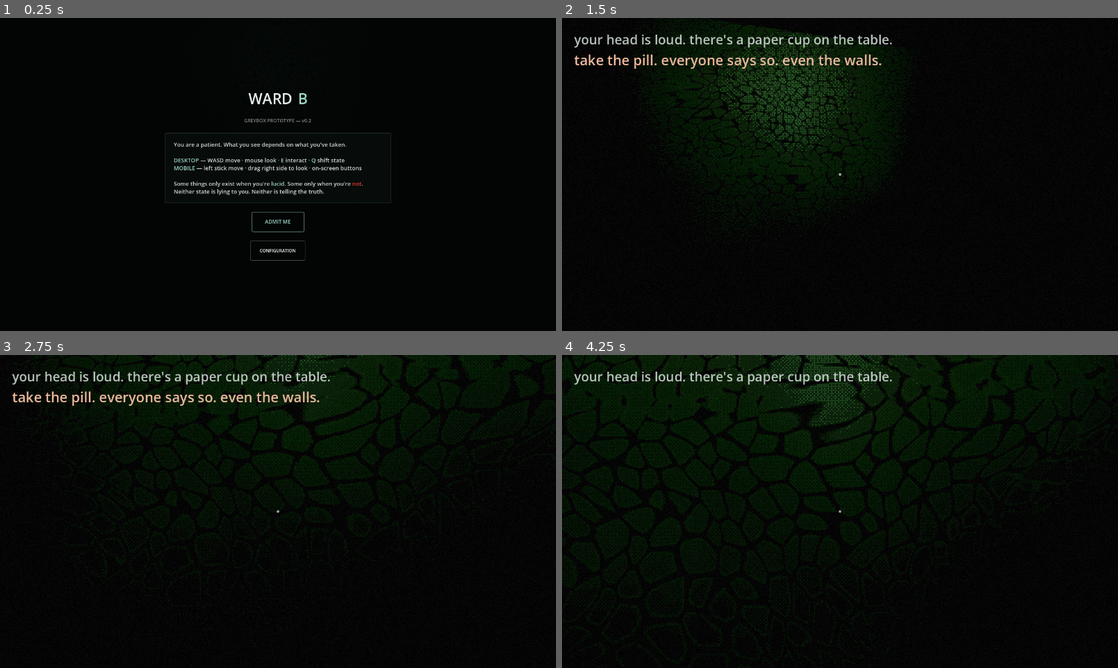
Above: before the commit, frames 1-4 (two rows, left to right).
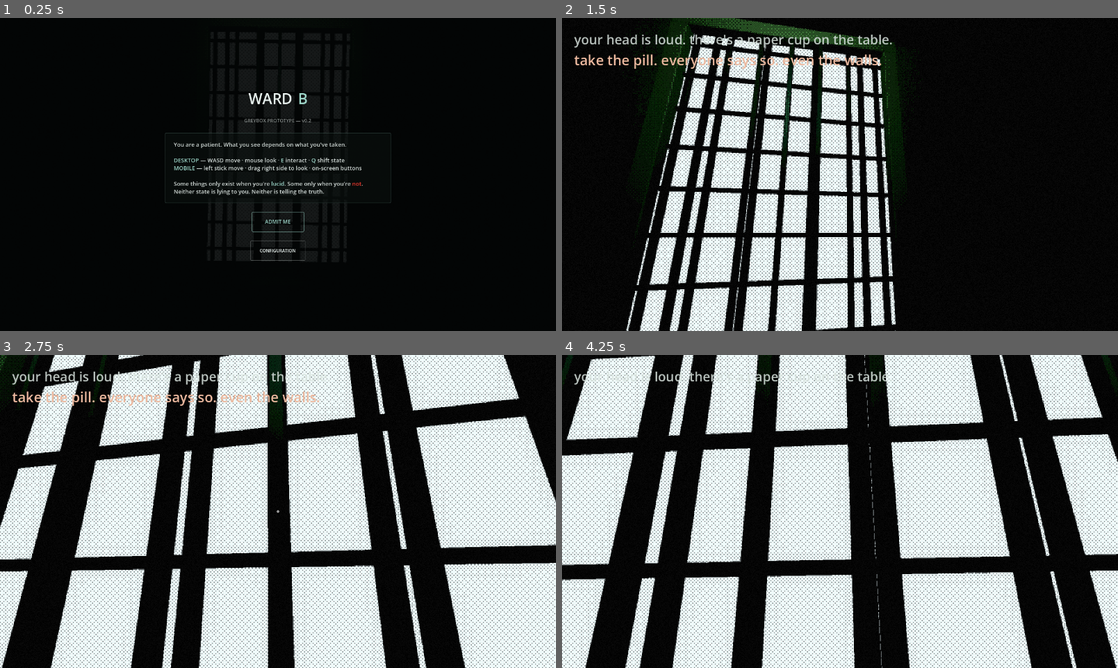
Above: after the commit, the same moments.

Repository: lucy-holm/Ward-B
Game: Godot game, scene res://main.tscn
The game is run twice, just before and just after one commit, with the same random seed, the same clock (stepped at 60 frames per second) and the same inputs.
Inputs (mouse positions are in pixels of both pictures, inside the frame that each line leads up to):
- Up to frame 1 (0.25 s): no input
- Up to frame 2 (1.5 s): click "ADMIT ME" at 0.5 s; tap Enter at 1.25 s; move the mouse to (867, 174) at 1.27 s; hold W (move_forward) from 1.28 s (still down); hold E (interact) from 1.28 s (still down); click (867, 174) at 1.42 s
- Up to frame 3 (2.75 s): keep holding W (move_forward); move the mouse to (250, 511) at 2.02 s; release E (interact) at 2.03 s; tap Q (shift_state) at 2.1 s
- Up to frame 4 (4.25 s): keep holding W (move_forward); move the mouse to (851, 505) at 2.77 s; tap 0 at 2.85 s; move the mouse to (834, 517) at 3.52 s; tap 9 at 3.6 s; click (834, 517) at 3.67 s

The runs differ from the first frame. In frame 2, 29% of the frame differs, in the area x 10-65%, y 0-100%; in frame 3, 63%; in frame 4, 65%, in the area x 0-100%, y 0-100%.

Commit message:
Dress room 1, and make wall peeling patchy instead of all-over
THE SHADER FIX MATTERS MOST. The island field is uniform across a wall, so
thresholding it alone peels the whole wall evenly — which renders as an
all-over crackle glaze, like dried mud. It was the single most obvious tell
against the concept art, and it only became visible once a room was dressed
enough to look at properly.

The reference plates peel in PATCHES: areas of intact cream paint, areas where
it has come away, with the boundary between them much larger than any
individual crack. So the peel mask is now gated by the low-frequency mottle
field ALREADY SAMPLED for the plaster's own colour variation — no extra fetch,
no second noise texture. mottle runs at metres-scale, which is exactly the
scale a patch boundary wants.

Gated on `exposed` only, NOT on the island field itself: isl still drives the
depth term, the lip band and the analytic normal, so a patch edge fades the
paint loss without also flattening the relief inside the patch it is fading.
peel_patch_strength defaults to 0, reproducing the old behaviour exactly, so
this is inert until a material opts in.

ROOM 1, the first room anyone sees, is now dressed: the box bed is replaced by
the prop-kit ward_bed, a barred window sits directly ahead of the spawn facing
(the concept composes every room around one), plus a radiator, sink, skirting,
a door plate reading B-14, a missing ceiling tile and a fall of plaster rubble.

Kept SPARSE on purpose. With 53 props available the temptation is to fill a
room; room 1 is meant to read as bare and oppressive, and everything in it has
to earn its place against that. The nightstand deliberately stays a plain box —
the paper cup is authored at y 0.92 relative to it, and swapping in
bedside_cabinet would move the one interactable this room's opening beat needs.

check_rooms 20/20, round trip byte-exact.

Co-Authored-By: Claude Opus 5 (1M context) <noreply@anthropic.com>

Diff:
--- a/godot/materials/shaders/triplanar_plaster.gdshader
+++ b/godot/materials/shaders/triplanar_plaster.gdshader
@@ -95,6 +95,25 @@
 // wall). decay=1 -> most of it does (large peeled islands, blown plaster).
 uniform float peel_threshold_min : hint_range(0.0, 1.0) = 0.08;
 uniform float peel_threshold_max : hint_range(0.0, 1.0) = 0.66;
+
+// --- peel PATCHINESS -------------------------------------------------------
+// The island field is uniform across a wall, so thresholding it alone peels the
+// WHOLE wall evenly — which renders as an all-over crackle-glaze, like dried
+// mud, and is the single most obvious tell against the concept art. The
+// reference plates peel in PATCHES: areas of intact cream paint, and areas
+// where it has come away, with the boundary between them much larger than any
+// individual crack.
+//
+// So: gate the peel mask by the low-frequency mottle field ALREADY SAMPLED for
+// the plaster's own colour variation — no extra fetch, no extra noise texture.
+// mottle runs at frequency 0.011 (see wall.tres), i.e. metres-scale blotches,
+// which is exactly the scale the patch boundary wants.
+//
+// strength 0 reproduces the old uniform behaviour exactly, so this is inert
+// until a material opts in.
+uniform float peel_patch_strength : hint_range(0.0, 1.0) = 0.0;
+uniform float peel_patch_lo : hint_range(0.0, 1.0) = 0.34;
+uniform float peel_patch_hi : hint_range(0.0, 1.0) = 0.70;
 uniform float edge_width_near : hint_range(0.001, 0.3) = 0.02;
 uniform float edge_width_far : hint_range(0.001, 0.5) = 0.12;
 uniform float dist_fade_near = 5.0;
@@ -162,6 +181,12 @@
 	float aa = min(fwidth(isl) * 1.5, 0.06);
 	float edge_w = max(mix(edge_width_near, edge_width_far, dist_t), aa);
 	float exposed = 1.0 - smoothstep(threshold, threshold + edge_w, isl);
+	// Patch gate — see peel_patch_strength. Applied to `exposed` only, NOT to
+	// `isl`, deliberately: isl still drives depth_t, the lip band and the
+	// analytic normal below, so a patch edge fades the paint loss without also
+	// flattening the relief inside the patch it is fading.
+	float patch = smoothstep(peel_patch_lo, peel_patch_hi, mottle);
+	exposed *= mix(1.0, patch, peel_patch_strength);
 	// 0 right at the edge (freshly exposed plaster) .. 1 deep in the island
 	// (blown out to dark lath).
 	float depth_t = 1.0 - smoothstep(0.0, threshold, isl);
--- a/godot/materials/wall.tres
+++ b/godot/materials/wall.tres
@@ -91,6 +91,9 @@
 shader_parameter/ao_strength = 0.18
 shader_parameter/parallax_strength = 0.12
 shader_parameter/peel_threshold_min = 0.05
+shader_parameter/peel_patch_strength = 0.85
+shader_parameter/peel_patch_lo = 0.34
+shader_parameter/peel_patch_hi = 0.70
 shader_parameter/peel_threshold_max = 0.30
 shader_parameter/edge_width_near = 0.07
 shader_parameter/edge_width_far = 0.16
--- a/godot/materials/wall2.tres
+++ b/godot/materials/wall2.tres
@@ -73,6 +73,9 @@
 shader_parameter/ao_strength = 0.18
 shader_parameter/parallax_strength = 0.12
 shader_parameter/peel_threshold_min = 0.05
+shader_parameter/peel_patch_strength = 0.80
+shader_parameter/peel_patch_lo = 0.34
+shader_parameter/peel_patch_hi = 0.70
 shader_parameter/peel_threshold_max = 0.32
 shader_parameter/edge_width_near = 0.07
 shader_parameter/edge_width_far = 0.16
--- a/godot/rooms/room1/room1.tscn
+++ b/godot/rooms/room1/room1.tscn
@@ -7,12 +7,22 @@
 [ext_resource type="Material" uid="uid://wardbmat5fba6a4" path="res://materials/wall2.tres" id="m_wall2"]
 [ext_resource type="Script" path="res://core/state_object.gd" id="s_stateobj"]
 [ext_resource type="Material" uid="uid://wardbmatde9ba6d" path="res://materials/glow.tres" id="m_glow"]
-[ext_resource type="Material" uid="uid://wardbmat19dd85" path="res://materials/bed.tres" id="m_bed"]
 [ext_resource type="Material" uid="uid://wardbmatf20070f" path="res://materials/prop.tres" id="m_prop"]
 [ext_resource type="FontFile" path="res://fonts/RockSalt-Regular.ttf" id="f_scrawl"]
 [ext_resource type="PackedScene" path="res://fixtures/pill_cup.tscn" id="fx_pill_cup"]
 [ext_resource type="PackedScene" path="res://fixtures/dispenser.tscn" id="fx_dispenser"]
 [ext_resource type="Script" path="res://core/interactable.gd" id="s_interactable"]
+[ext_resource type="PackedScene" path="res://props/ward_bed.tscn" id="pk_ward_bed"]
+[ext_resource type="PackedScene" path="res://props/skirting.tscn" id="pk_skirting"]
+[ext_resource type="PackedScene" path="res://props/barred_window.tscn" id="pk_barred_window"]
+[ext_resource type="PackedScene" path="res://props/radiator.tscn" id="pk_radiator"]
+[ext_resource type="PackedScene" path="res://props/sink.tscn" id="pk_sink"]
+[ext_resource type="PackedScene" path="res://props/door_plate.tscn" id="pk_door_plate"]
+[ext_resource type="PackedScene" path="res://props/missing_ceiling_tile.tscn" id="pk_missing_ceiling_tile"]
+[ext_resource type="PackedScene" path="res://props/plaster_rubble.tscn" id="pk_plaster_rubble"]
+[ext_resource type="PackedScene" path="res://props/ceiling_troffer.tscn" id="pk_ceiling_troffer"]
+[ext_resource type="PackedScene" path="res://props/troffer_lamp.tscn" id="pk_troffer_lamp"]
+[ext_resource type="Script" path="res://core/light_object.gd" id="s_lightobj"]
 [ext_resource type="Script" path="res://core/room_exit.gd" id="s_exit"]
 
 [sub_resource type="BoxMesh" id="bm_0"]
@@ -63,24 +73,20 @@
 material = ExtResource("m_glow")
 
 [sub_resource type="BoxShape3D" id="bs_5"]
-size = Vector3(2.0000, 3.0000, 1.0000)
+size = Vector3(1.0000, 3.0000, 0.7000)
 
 [sub_resource type="BoxMesh" id="bm_8"]
-size = Vector3(2.0000, 0.5500, 1.0000)
-material = ExtResource("m_bed")
-
-[sub_resource type="BoxShape3D" id="bs_6"]
-size = Vector3(1.0000, 3.0000, 0.7000)
-
-[sub_resource type="BoxMesh" id="bm_9"]
 size = Vector3(1.0000, 0.8000, 0.7000)
 material = ExtResource("m_prop")
 
+[sub_resource type="BoxShape3D" id="bs_6"]
+size = Vector3(0.1800, 0.2200, 0.1800)
+
 [sub_resource type="BoxShape3D" id="bs_7"]
-size = Vector3(0.1800, 0.2200, 0.1800)
+size = Vector3(0.5500, 0.7500, 0.1600)
 
 [sub_resource type="BoxShape3D" id="bs_8"]
-size = Vector3(0.5500, 0.7500, 0.1600)
+size = Vector3(2.0000, 3.0000, 1.0000)
 
 [node name="Room" type="Node3D"]
 script = ExtResource("s_room")
@@ -217,7 +223,7 @@
 mesh = SubResource("bm_7")
 
 [node name="W11" type="StaticBody3D" parent="Geometry"]
-transform = Transform3D(1, 0, 0, 0, 1, 0, 0, 0, 1, 1.7000, 1.5000, 4.6000)
+transform = Transform3D(1, 0, 0, 0, 1, 0, 0, 0, 1, -2.2000, 1.5000, 4.7000)
 collision_layer = 2
 collision_mask = 0
 
@@ -225,20 +231,8 @@
 shape = SubResource("bs_5")
 
 [node name="Mesh" type="MeshInstance3D" parent="Geometry/W11"]
-transform = Transform3D(1, 0, 0, 0, 1, 0, 0, 0, 1, -0.0000, -1.2200, 0.0000)
+transform = Transform3D(1, 0, 0, 0, 1, 0, 0, 0, 1, 0.0000, -1.1000, 0.0000)
 mesh = SubResource("bm_8")
-
-[node name="W12" type="StaticBody3D" parent="Geometry"]
-transform = Transform3D(1, 0, 0, 0, 1, 0, 0, 0, 1, -2.2000, 1.5000, 4.7000)
-collision_layer = 2
-collision_mask = 0
-
-[node name="Shape" type="CollisionShape3D" parent="Geometry/W12"]
-shape = SubResource("bs_6")
-
-[node name="Mesh" type="MeshInstance3D" parent="Geometry/W12"]
-transform = Transform3D(1, 0, 0, 0, 1, 0, 0, 0, 1, 0.0000, -1.1000, 0.0000)
-mesh = SubResource("bm_9")
 
 [node name="Scrawls" type="Node3D" parent="."]
 script = ExtResource("s_stateobj")
@@ -301,10 +295,83 @@
 label = "MEDICATION"
 
 [node name="Shape" type="CollisionShape3D" parent="Interactables/dispenser1"]
-shape = SubResource("bs_8")
+shape = SubResource("bs_7")
 
 [node name="Model" parent="Interactables/dispenser1" instance=ExtResource("fx_dispenser")]
 transform = Transform3D(1.00000, 0, 0, 0, 1.00000, 0, 0, 0, 1.00000, 0.0000, 0.0000, 0.0000)
+
+[node name="Props" type="Node3D" parent="."]
+
+[node name="WardBed0" parent="Props" instance=ExtResource("pk_ward_bed")]
+transform = Transform3D(0.000000, 0, -1.000000, 0, 1, 0, 1.000000, 0, 0.000000, 1.8500, 0.0000, 4.6000)
+
+[node name="Skirting1" parent="Props" instance=ExtResource("pk_skirting")]
+transform = Transform3D(1.000000, 0, 0.000000, 0, 1, 0, -0.000000, 0, 1.000000, -2.0000, 0.0000, 5.8800)
+
+[node name="Skirting2" parent="Props" instance=ExtResource("pk_skirting")]
+transform = Transform3D(1.000000, 0, 0.000000, 0, 1, 0, -0.000000, 0, 1.000000, 0.0000, 0.0000, 5.8800)
+
+[node name="Skirting3" parent="Props" instance=ExtResource("pk_skirting")]
+transform = Transform3D(1.000000, 0, 0.000000, 0, 1, 0, -0.000000, 0, 1.000000, 2.0000, 0.0000, 5.8800)
+
+[node name="Skirting4" parent="Props" instance=ExtResource("pk_skirting")]
+transform = Transform3D(0.000000, 0, -1.000000, 0, 1, 0, 1.000000, 0, 0.000000, -2.8800, 0.0000, 1.0000)
+
+[node name="Skirting5" parent="Props" instance=ExtResource("pk_skirting")]
+transform = Transform3D(0.000000, 0, -1.000000, 0, 1, 0, 1.000000, 0, 0.000000, -2.8800, 0.0000, 3.0000)
+
+[node name="Skirting6" parent="Props" instance=ExtResource("pk_skirting")]
+transform = Transform3D(0.000000, 0, -1.000000, 0, 1, 0, 1.000000, 0, 0.000000, -2.8800, 0.0000, 5.0000)
+
+[node name="Skirting7" parent="Props" instance=ExtResource("pk_skirting")]
+transform = Transform3D(0.000000, 0, 1.000000, 0, 1, 0, -1.000000, 0, 0.000000, 2.8800, 0.0000, 1.0000)
+
+[node name="Skirting8" parent="Props" instance=ExtResource("pk_skirting")]
+transform = Transform3D(0.000000, 0, 1.000000, 0, 1, 0, -1.000000, 0, 0.000000, 2.8800, 0.0000, 3.0000)
+
+[node name="Skirting9" parent="Props" instance=ExtResource("pk_skirting")]
+transform = Transform3D(0.000000, 0, 1.000000, 0, 1, 0, -1.000000, 0, 0.000000, 2.8800, 0.0000, 5.0000)
+
+[node name="BarredWindow10" parent="Props" instance=ExtResource("pk_barred_window")]
+transform = Transform3D(1.000000, 0, 0.000000, 0, 1, 0, -0.000000, 0, 1.000000, 0.0000, 1.8500, 5.8800)
+
+[node name="Radiator11" parent="Props" instance=ExtResource("pk_radiator")]
+transform = Transform3D(0.000000, 0, -1.000000, 0, 1, 0, 1.000000, 0, 0.000000, -2.8800, 0.4000, 2.2000)
+
+[node name="Sink12" parent="Props" instance=ExtResource("pk_sink")]
+transform = Transform3D(0.000000, 0, -1.000000, 0, 1, 0, 1.000000, 0, 0.000000, -2.8800, 0.8600, 1.1500)
+
+[node name="DoorPlate13" parent="Props" instance=ExtResource("pk_door_plate")]
+transform = Transform3D(-1.000000, 0, 0.000000, 0, 1, 0, -0.000000, 0, -1.000000, -1.9000, 1.5000, 0.1200)
+
+[node name="Text" parent="Props/DoorPlate13"]
+text = "B-14"
+
+[node name="MissingCeilingTile14" parent="Props" instance=ExtResource("pk_missing_ceiling_tile")]
+transform = Transform3D(1.000000, 0, 0.000000, 0, 1, 0, -0.000000, 0, 1.000000, -1.6000, 3.0000, 3.4000)
+
+[node name="PlasterRubble15" parent="Props" instance=ExtResource("pk_plaster_rubble")]
+transform = Transform3D(1.000000, 0, 0.000000, 0, 1, 0, -0.000000, 0, 1.000000, -2.5500, 0.0000, 3.5000)
+
+[node name="CeilingTroffer16" parent="Props" instance=ExtResource("pk_ceiling_troffer")]
+transform = Transform3D(1.000000, 0, 0.000000, 0, 1, 0, -0.000000, 0, 1.000000, 0.0000, 3.0000, 2.0000)
+
+[node name="TrofferLamp17_light" type="Node3D" parent="Props"]
+script = ExtResource("s_lightobj")
+visible_in_light = 1
+
+[node name="TrofferLamp17" parent="Props/TrofferLamp17_light" instance=ExtResource("pk_troffer_lamp")]
+transform = Transform3D(1.000000, 0, 0.000000, 0, 1, 0, -0.000000, 0, 1.000000, 0.0000, 3.0000, 2.0000)
+
+[node name="CeilingTroffer18" parent="Props" instance=ExtResource("pk_ceiling_troffer")]
+transform = Transform3D(1.000000, 0, 0.000000, 0, 1, 0, -0.000000, 0, 1.000000, 0.0000, 3.0000, 5.0000)
+
+[node name="TrofferLamp19_light" type="Node3D" parent="Props"]
+script = ExtResource("s_lightobj")
+visible_in_light = 1
+
+[node name="TrofferLamp19" parent="Props/TrofferLamp19_light" instance=ExtResource("pk_troffer_lamp")]
+transform = Transform3D(1.000000, 0, 0.000000, 0, 1, 0, -0.000000, 0, 1.000000, 0.0000, 3.0000, 5.0000)
 
 [node name="Lights" type="Node3D" parent="."]
 
Not shown: 3 places in godot/rooms/room1/room1.tscn that only renumber resources
Not shown, changed: godot/tools/gen_rooms.py
